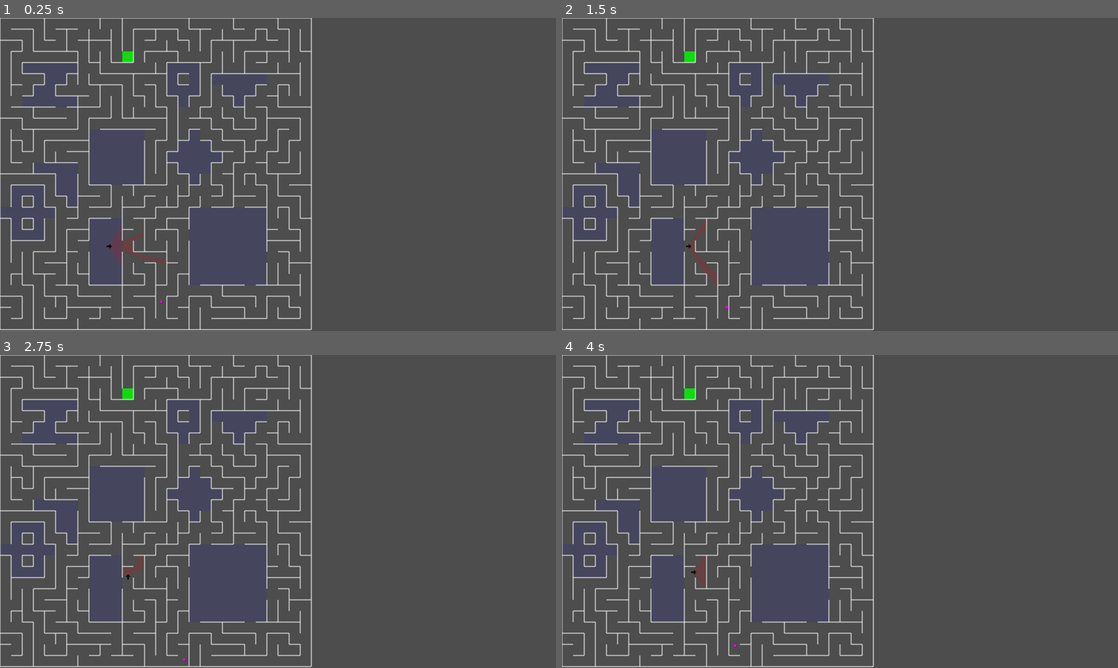
Above: before the commit, frames 1-4 (two rows, left to right).
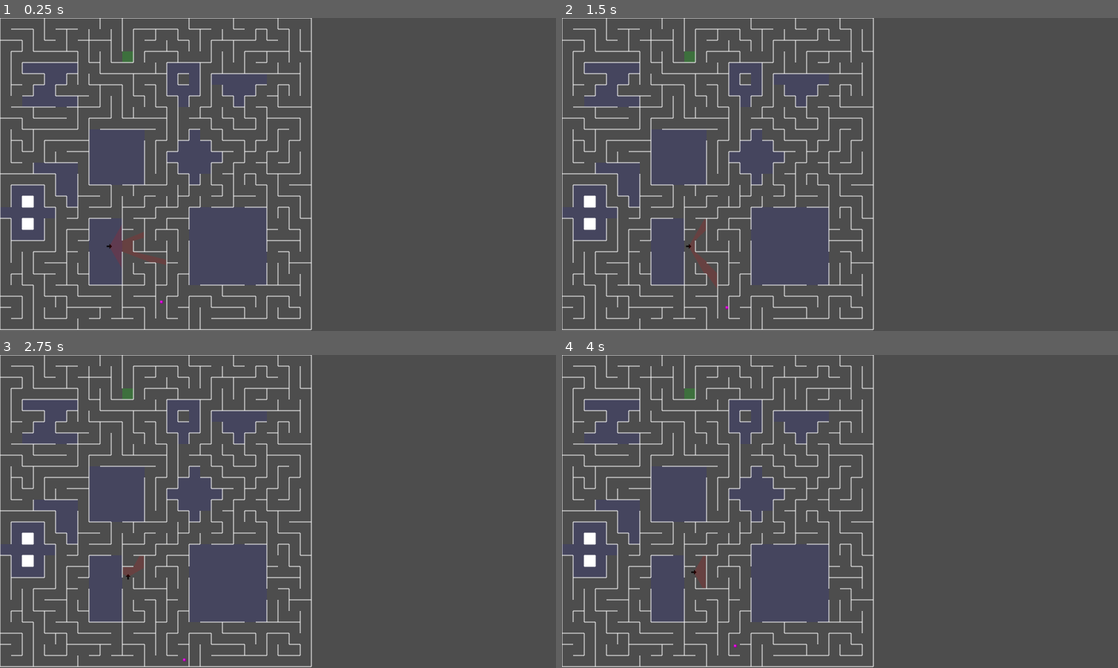
Above: after the commit, the same moments.

Repository: Bahbus/minotaur-maze
Game: Godot game, scene res://prototypes/Prototype.tscn
Two runs of this game, one before a commit and one after it. Both use one fixed random seed, a clock stepped at 60 frames per second and the inputs below.
Inputs:
- Up to frame 1 (0.25 s): no input
- Up to frame 2 (1.5 s): tap Enter at 0.5 s; hold Right (ui_right) 0.53-1.28 s; tap Space at 1.25 s; hold Down (ui_down) from 1.28 s (still down)
- Up to frame 3 (2.75 s): tap Enter at 2 s; release Down (ui_down) at 2.03 s; hold Right (ui_right) from 2.03 s (still down)
- Up to frame 4 (4 s): tap Space at 2.75 s; release Right (ui_right) at 2.78 s; hold Up (ui_up) 2.78-3.53 s; tap Enter at 3.5 s; hold Left (ui_left) from 3.53 s (still down)

The runs differ from the first frame. In frame 1, 0.2% of the frame differs, in the area x 4-30%, y 10-78%; in frame 2, 0.2%; in frame 3, 0.2%; in frame 4, 0.2%.

Commit message:
Walls/Doors
-added assets for walls and doors
-reworked maze code from dynamic wall creation to using a scene wall
-started base work for doors which is an extension of walls

Diff:
--- /dev/null
+++ b/src/data/door.gd
@@ -0,0 +1,60 @@
+extends Wall
+
+class_name Door
+
+# Door properties
+@export var is_open: bool = false  # Tracks if the door is currently open
+@export var auto_close_time: float = 30.0  # Time before the door auto-closes
+@export var can_minotaur_open: bool = true  # If the Minotaur can open the door
+@export var can_player_open: bool = true  # If the player can open the door
+@export var door_type: String = "wood"
+
+@onready var door_types = {
+	 "wood": {true: preload("res://assets/wood_door_open.png"), false: preload("res://assets/wood_door_closed.png")},
+	 "stone": {true: preload("res://assets/stone_door_open.png"), false: preload("res://assets/stone_door_closed.png")},
+	 "reinforced": {true: preload("res://assets/reinforced_door_open.png"), false: preload("res://assets/reinforced_door_closed.png")}
+	}  # Future expansion for door types
+
+@onready var timer: Timer = $Timer
+
+func _ready():
+	# Ensure timer is set up correctly
+	is_door = true
+	timer.wait_time = auto_close_time
+	timer.one_shot = true
+	update_visual_state()
+
+func set_door_type(type):
+	if not door_types.has(type):
+		return
+	door_type = type
+	update_visual_state()
+
+func interact(entity):
+	# Called when an entity (player or Minotaur) interacts with the door
+	if entity is Player and can_player_open:
+		toggle()
+	elif entity is Minotaur and can_minotaur_open:
+		toggle()
+
+func toggle():
+	# Toggles the door state between open and closed
+	is_open = not is_open
+	update_visual_state()
+
+	if is_open:
+		start_auto_close_timer()
+
+func update_visual_state():
+	# Updates the visual and collision state based on door status
+	sprite.texture = door_types[door_type][is_open]
+	collision_shape.disabled = is_open
+
+func start_auto_close_timer():
+	# Starts the timer to close the door automatically
+	timer.start()
+
+func _on_timer_timeout():
+	# Automatically closes the door when the timer expires
+	if is_open:
+		toggle()
--- a/src/data/maze.gd
+++ b/src/data/maze.gd
@@ -38,6 +38,7 @@
 	connect_room_exits()
 	place_exit_stairs()
 	build_collision_shapes()
+	check_maze()
 	spawn_player()
 	spawn_minotaur()
 	stack.clear()
@@ -249,11 +250,6 @@
 # Build rectangular collision shapes for each active wall
 # Optimize collision shape generation to prevent redundant colliders
 func build_collision_shapes():
-	var collision_body = StaticBody2D.new()
-	collision_body.set_collision_layer_value(1, true)
-	collision_body.set_collision_mask_value(1, false)
-	add_child(collision_body)
-
 	for y in range(ROWS):
 		for x in range(COLS):
 			var cell_pos = Vector2i(x, y)
@@ -263,42 +259,22 @@
 			var walls = get_walls(cell_pos)
 
 			var wall_definitions = [
-				{ "wall": walls[0], "p1": base_pos, "p2": base_pos + Vector2(CELL_SIZE, 0) },  # Top
-				{ "wall": walls[1], "p1": base_pos + Vector2(CELL_SIZE, 0), "p2": base_pos + Vector2(CELL_SIZE, CELL_SIZE) },  # Right
-				{ "wall": walls[2], "p1": base_pos + Vector2(0, CELL_SIZE), "p2": base_pos + Vector2(CELL_SIZE, CELL_SIZE) },  # Bottom
-				{ "wall": walls[3], "p1": base_pos, "p2": base_pos + Vector2(0, CELL_SIZE) }  # Left
+				{ "wall": walls[0], "pos": base_pos, "rot": 0 },  # Top
+				{ "wall": walls[1], "pos": base_pos + Vector2(CELL_SIZE, 0), "rot": 90 },  # Right
+				{ "wall": walls[2], "pos": base_pos + Vector2(0, CELL_SIZE), "rot": 0 },  # Bottom
+				{ "wall": walls[3], "pos": base_pos, "rot": 90 }  # Left
 			]
 
 			for w in wall_definitions:
 				if w["wall"]:
-					var key = "%s_%s_%s_%s" % [str(w["p1"].x), str(w["p1"].y), str(w["p2"].x), str(w["p2"].y)]
-
-					# Ensure we only store unique edges
-					if not edge_map.has(key):
-						# Compute wall thickness
-						var direction = (w["p2"] - w["p1"]).normalized()
-						var perpendicular = Vector2(-direction.y, direction.x) * (WALL_THICKNESS / 2)
-
-						# Offset edges slightly outward to match actual wall thickness
-						var thick_p1 = w["p1"] - (perpendicular / 2)
-						var thick_p2 = w["p2"] + (perpendicular / 2)
-
-						edge_map[key] = {
-							"p1": thick_p1,
-							"p2": thick_p2,
-							"extents": abs(w["p2"] - w["p1"]) / 2  # Adjust for thickness
-						}
-						# Add actual wall collision
-						add_wall_collision(collision_body, (thick_p1 + thick_p2) / 2, edge_map[key]["extents"])
-
-func add_wall_collision(parent: Node, pos: Vector2, extents: Vector2):
-	var shape = RectangleShape2D.new()
-	shape.extents = Vector2(extents.x + WALL_THICKNESS / 2, extents.y + WALL_THICKNESS / 2)  # Adjusted for thickness
-	var collision_shape = CollisionShape2D.new()
-	collision_shape.shape = shape
-	collision_shape.position = pos
-	wall_bodies.append(collision_shape)
-	parent.add_child(collision_shape)
+					add_wall(w["pos"], w["rot"])
+
+func add_wall(pos: Vector2, rot: int, is_door: bool = false):
+	var wall_instance = preload("res://src/scenes/wall.tscn").instantiate()
+	wall_instance.position = pos
+	wall_instance.rotation_degrees = rot
+	wall_instance.is_door = is_door
+	add_child(wall_instance)
 
 # Optimize `find_valid_spawn_position()` using a flood-fill approach
 func find_valid_spawn_position(exit_pos: Vector2i) -> Vector2i:
@@ -361,12 +337,16 @@
 			if not is_within_bounds(cell_pos):
 				continue
 			var base_pos = Vector2(x * CELL_SIZE, y * CELL_SIZE)
+
 			if is_type(cell_pos, "room"):
 				draw_rect(Rect2(base_pos, Vector2(CELL_SIZE, CELL_SIZE)), Color(0, 0, 1, 0.1), true)
 			if is_type(cell_pos, "exit_stairs"):
-				draw_rect(Rect2(base_pos, Vector2(CELL_SIZE, CELL_SIZE)), Color(0, 1, 0, 0.8), true)
+				draw_rect(Rect2(base_pos, Vector2(CELL_SIZE, CELL_SIZE)), Color(0, 1, 0, 0.2), true)
 
 			var walls = get_cell(cell_pos).get("walls", [true, true, true, true])
+			if walls == [true, true, true, true]:
+				draw_rect(Rect2(base_pos, Vector2(CELL_SIZE, CELL_SIZE)), Color.WHITE, true)
+
 			var wall_positions = [
 				{ "start": base_pos, "end": base_pos + Vector2(CELL_SIZE, 0) },
 				{ "start": base_pos + Vector2(CELL_SIZE, 0), "end": base_pos + Vector2(CELL_SIZE, CELL_SIZE) },
@@ -392,6 +372,7 @@
 	connect_room_exits()
 	place_exit_stairs()
 	build_collision_shapes()
+	check_maze()
 	queue_redraw()
 	#start a timer for minotaur to show up
 	player.set_physics_process(true)
@@ -404,6 +385,16 @@
 func visit(pos: Vector2i):
 	if is_within_bounds(pos):
 		maze[pos.y][pos.x]["visited"] = true
+
+func check_maze():
+	var visit_check = 0
+	for y in range(ROWS):
+		for x in range(COLS):
+			if maze[y][x]["visited"]:
+				visit_check += 1
+	if visit_check < (ROWS * COLS) * 0.5:
+		print("Bad maze generation - redoing")
+		generate_new_maze()
 
 func is_type(pos: Vector2i, cell_type: String) -> bool:
 	return get_cell(pos).get("type", "") == cell_type
@@ -460,6 +451,3 @@
 			return maze[pos1.y][pos1.x]["walls"][2] or maze[pos2.y][pos2.x]["walls"][0]
 		_:
 			return true
-
-func get_maze_edges() -> Array:
-	return edge_map.values()
--- /dev/null
+++ b/src/data/wall.gd
@@ -0,0 +1,7 @@
+extends StaticBody2D
+class_name Wall
+
+@export var is_door: bool = false
+
+@onready var collision_shape: CollisionShape2D = $CollisionShape2D
+@onready var sprite: Sprite2D = $Sprite2D
--- /dev/null
+++ b/src/scenes/door.tscn
@@ -0,0 +1,22 @@
+[gd_scene load_steps=4 format=3 uid="uid://ctqlayhnybm7v"]
+
+[ext_resource type="Script" uid="uid://cbvwrky1s4jmg" path="res://src/data/door.gd" id="1_80g33"]
+[ext_resource type="Texture2D" uid="uid://gq048gfgtg5k" path="res://assets/wood_door_closed.png" id="2_qkrcv"]
+
+[sub_resource type="RectangleShape2D" id="RectangleShape2D_fiowe"]
+size = Vector2(30, 2)
+
+[node name="Door" type="StaticBody2D"]
+collision_mask = 0
+script = ExtResource("1_80g33")
+
+[node name="CollisionShape2D" type="CollisionShape2D" parent="."]
+position = Vector2(16, 0)
+shape = SubResource("RectangleShape2D_fiowe")
+
+[node name="Sprite2D" type="Sprite2D" parent="."]
+position = Vector2(16, 0)
+scale = Vector2(0.25, 0.25)
+texture = ExtResource("2_qkrcv")
+
+[node name="Timer" type="Timer" parent="."]
--- /dev/null
+++ b/src/scenes/wall.tscn
@@ -0,0 +1,20 @@
+[gd_scene load_steps=4 format=3 uid="uid://b03js5wecr6nj"]
+
+[ext_resource type="Script" uid="uid://c3evdtxhx4obu" path="res://src/data/wall.gd" id="1_e57xe"]
+[ext_resource type="Texture2D" uid="uid://bqbw4ah3vlr4g" path="res://assets/wall.png" id="2_aonl0"]
+
+[sub_resource type="RectangleShape2D" id="RectangleShape2D_aonl0"]
+size = Vector2(32, 2)
+
+[node name="Wall" type="StaticBody2D"]
+collision_mask = 0
+script = ExtResource("1_e57xe")
+
+[node name="CollisionShape2D" type="CollisionShape2D" parent="."]
+position = Vector2(16, 0)
+shape = SubResource("RectangleShape2D_aonl0")
+
+[node name="Sprite2D" type="Sprite2D" parent="."]
+position = Vector2(16, 0)
+scale = Vector2(0.266667, 0.25)
+texture = ExtResource("2_aonl0")
Binary file added: assets/reinforced_door_closed.png
Not shown, added: assets/reinforced_door_closed.png.import
Binary file added: assets/reinforced_door_open.png
Not shown, added: assets/reinforced_door_open.png.import
Binary file added: assets/stone_door_closed.png
Not shown, added: assets/stone_door_closed.png.import
Binary file added: assets/stone_door_open.png
Not shown, added: assets/stone_door_open.png.import
Binary file added: assets/wall.png
Not shown, added: assets/wall.png.import
Binary file added: assets/wood_door_closed.png
Not shown, added: assets/wood_door_closed.png.import
(and 4 more such lines)
